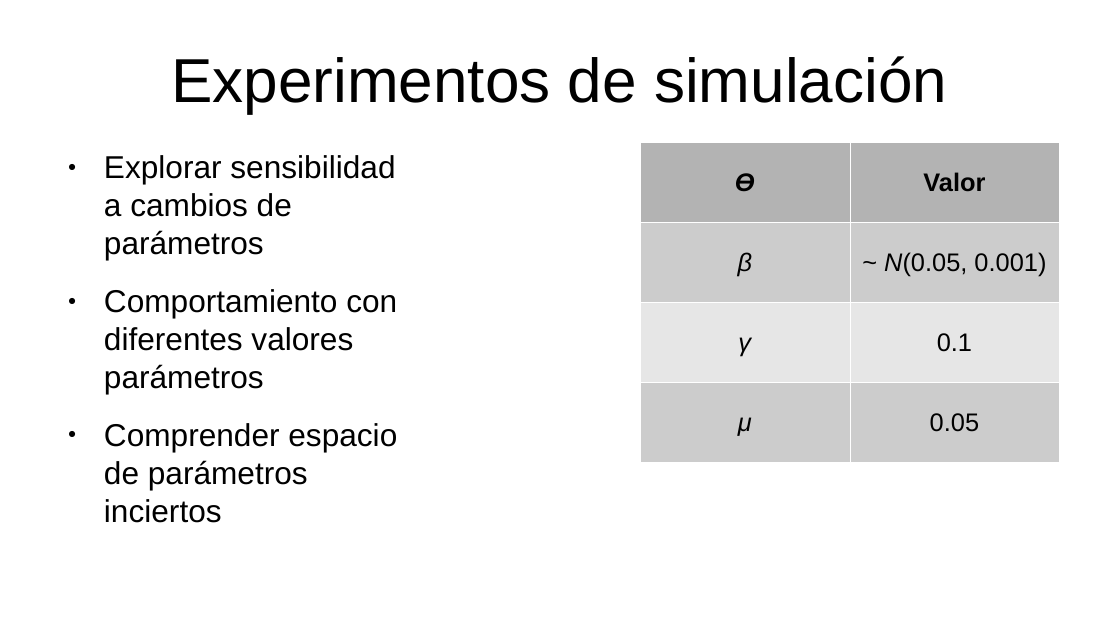
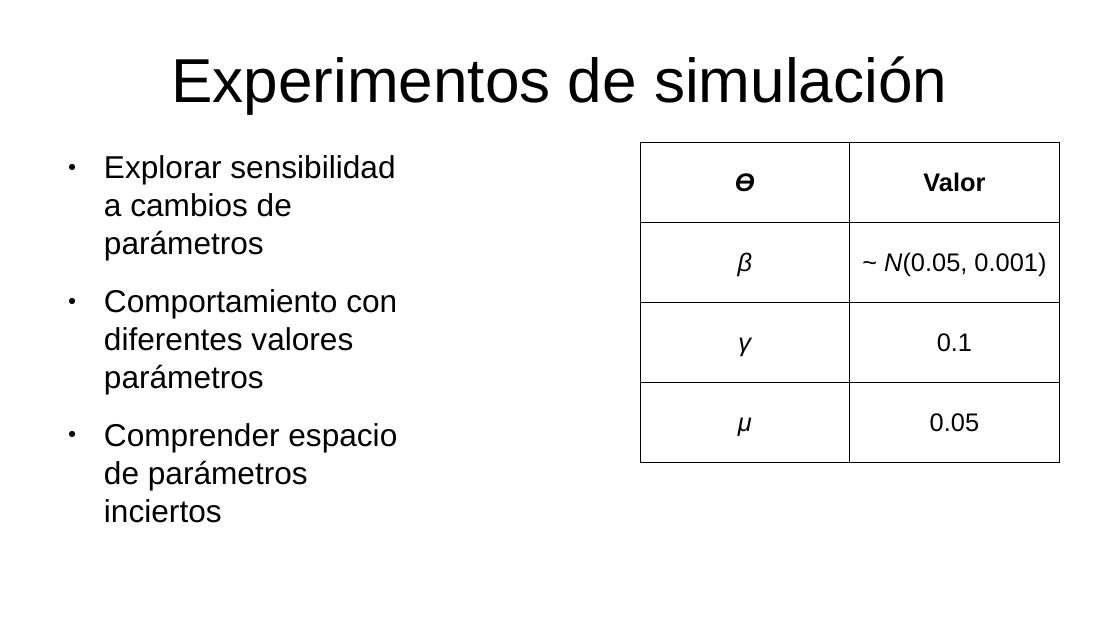
Before and after one commit to gerardommc/Ecologia-Teorica-II, a slide deck: slide 4 of Cambio-climatico/Escenarios.odp. Drawn at 1120x630 pixels with LibreOffice and Linux fonts; fonts in the diff are those of the drawing. Boxes give left, top, right and bottom in pixels: in the first picture for what was removed or moved away, otherwise in the second. Text is boxed around its words. In the diff, an @@ line names an element or a change of style, - is before the commit and + after.

```diff
--- a/Cambio-climatico/Escenarios.odp
+++ b/Cambio-climatico/Escenarios.odp
@@ table at [640, 142, 1059, 462] @@
@@ fill #B3B3B3 to none in row 1 @@
@@ fill #CCCCCC to none in 4 cells @@
@@ fill #E6E6E6 to none in row 3 @@
@@ borders changed @@
```
Also in this commit, not shown: 5 other slides changed, 20 slides added, 1 slide removed, 23 other files.
